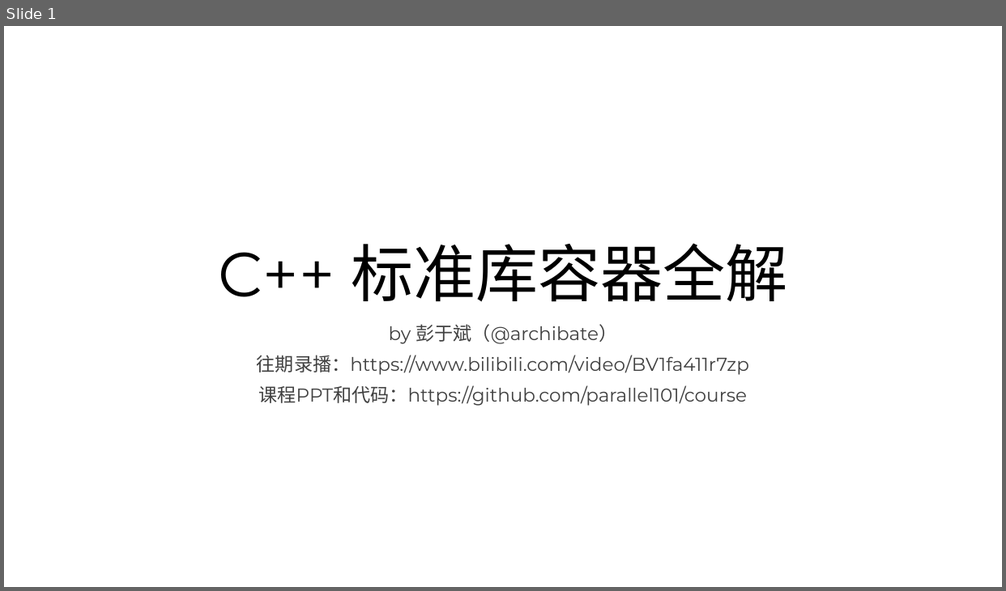
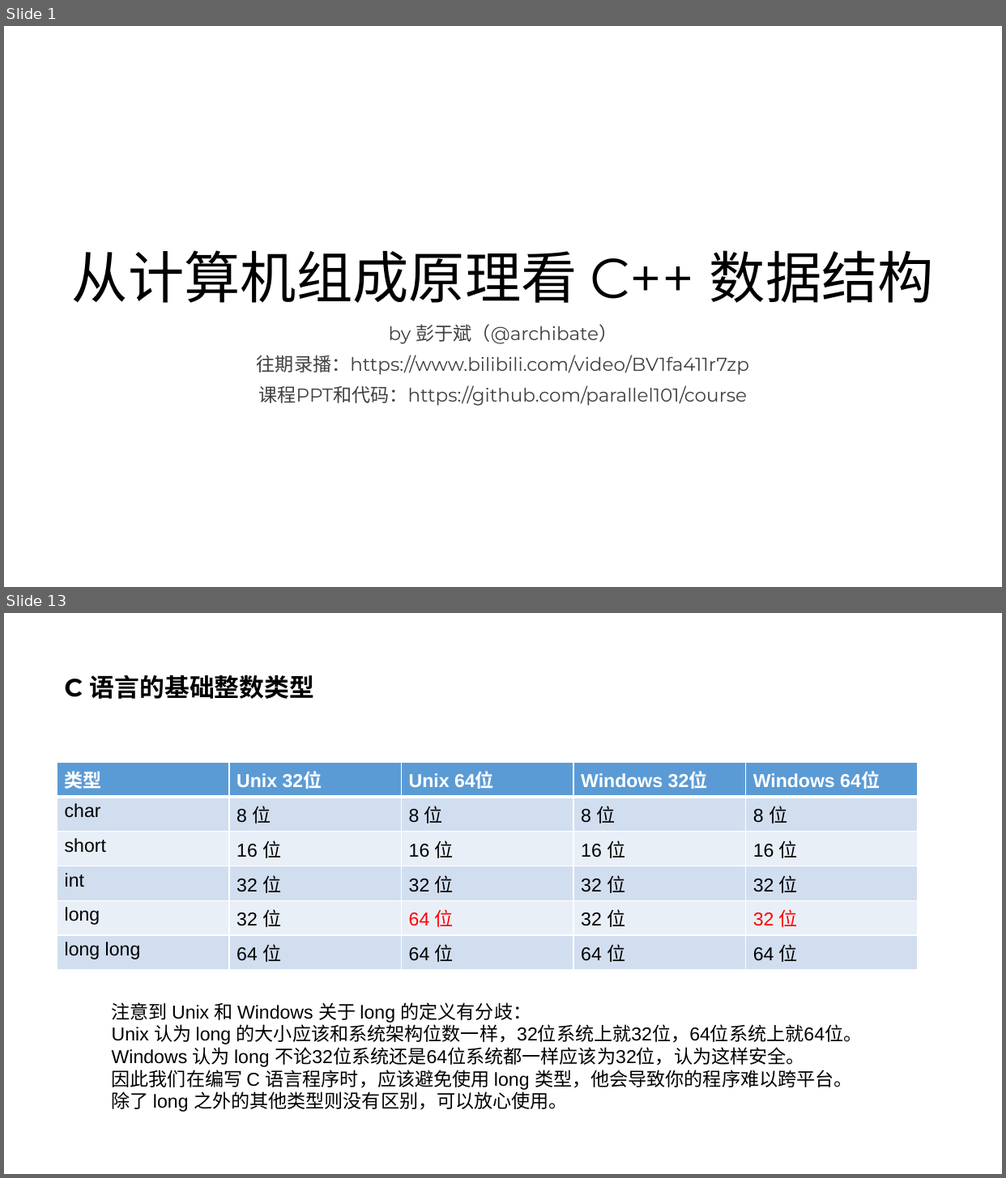
Before and after one commit to parallel101/course, a slide deck: 12/slides.pptx. Shown one above the other, each under a label of ours: slide 1 before the commit, slides 1 and 13 after it; the slides between them are not shown. The pictures are 1006x591 and 1006x1178 pixels, drawn with LibreOffice and Linux fonts; fonts in the diff are those of the drawing. Boxes give left, top, right and bottom in pixels: in the first picture for what was removed or moved away, otherwise in the second. Text is boxed around its words. In the diff, an @@ line names an element or a change of style, - is before the commit and + after.

```diff
--- a/12/slides.pptx
+++ b/12/slides.pptx
@@ slide 13 added at (4,613,1002,1174), background #FFFFFF @@
@@ title added at (65,675,314,699), 24 pt, text #000000, bold @@
+C 语言的基础整数类型
@@ table added at (57,763,918,965), 6 rows, 5 columns @@
+类型 | Unix 32位 | Unix 64位 | Windows 32位 | Windows 64位
+char | 8 位 | 8 位 | 8 位 | 8 位
+short | 16 位 | 16 位 | 16 位 | 16 位
+int | 32 位 | 32 位 | 32 位 | 32 位
+long | 32 位 | 64 位 | 32 位 | 32 位
+long long | 64 位 | 64 位 | 64 位 | 64 位
@@ text added at (112,1003,863,1112), 18 pt, text #000000 @@
+注意到 Unix 和 Windows 关于 long 的定义有分歧：
+Unix 认为 long 的大小应该和系统架构位数一样，32位系统上就32位，64位系统上就64位。
+Windows 认为 long 不论32位系统还是64位系统都一样应该为32位，认为这样安全。
+因此我们在编写 C 语言程序时，应该避免使用 long 类型，他会导致你的程序难以跨平台。
+除了 long 之外的其他类型则没有区别，可以放心使用。
@@ slide 1 changed as well @@
@@ title at (72,250,934,303): text changed; size 60 to 54 pt @@
-C++ 标准库容器全解
+从计算机组成原理看 C++ 数据结构
```
Also in this commit, not shown: 19 other slides added, 5 other files.
